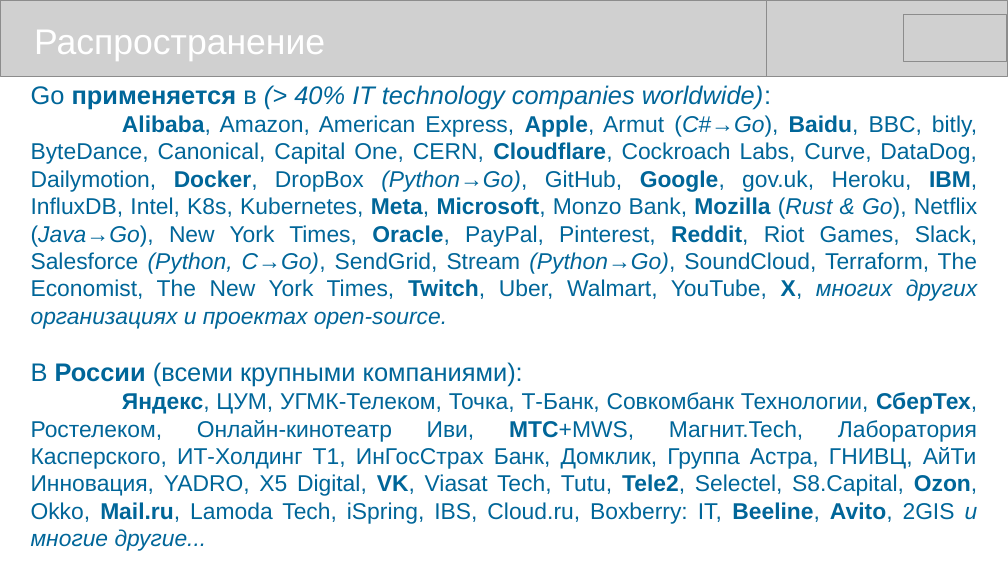
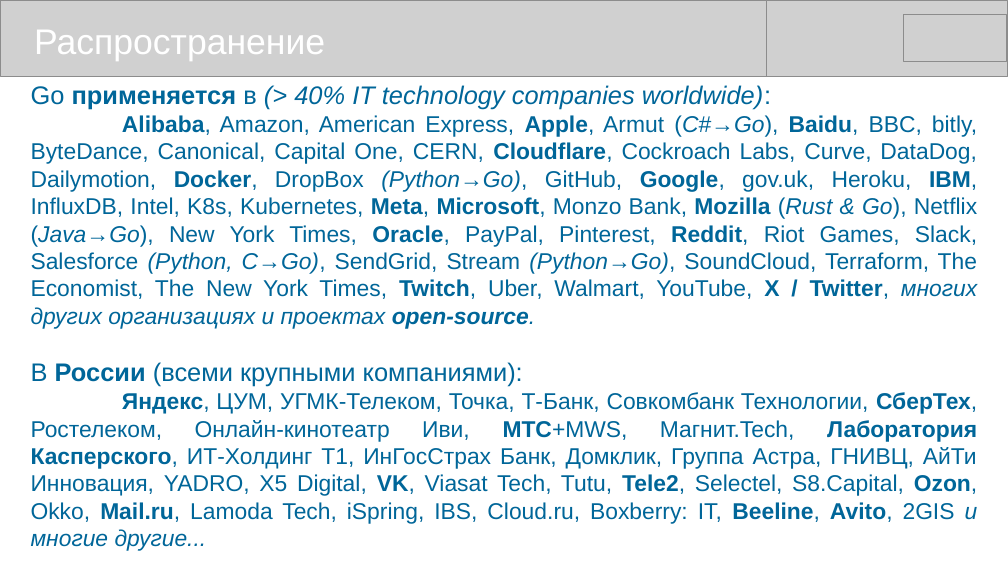
Before and after one commit to mike-shock/Go_language, a slide deck: slide 54 of Go_Review.odp. Drawn at 1008x567 pixels with LibreOffice and Linux fonts; fonts in the diff are those of the drawing; grey boxes stand for pictures. Boxes give left, top, right and bottom in pixels: in the first picture for what was removed or moved away, otherwise in the second. Text is boxed around its words. In the diff, an @@ line names an element or a change of style, - is before the commit and + after.

Commit message:
Presentation updated.

```diff
--- a/Go_Review.odp
+++ b/Go_Review.odp
@@ text at box(31, 115, 977, 329): text changed @@
-Alibaba, Amazon, American Express, Apple, Armut (C#→Go), Baidu, BBC, bitly, ByteDance, Canonical, Capital One, CERN, Cloudflare, Cockroach Labs, Curve, DataDog, Dailymotion, Docker, DropBox (Python→Go), GitHub, Google, gov.uk, Heroku, IBM, InfluxDB, Intel, K8s, Kubernetes, Meta, Microsoft, Monzo Bank, Mozilla (Rust & Go), Netflix (Java→Go), New York Times, Oracle, PayPal, Pinterest, Reddit, Riot Games, Slack, Salesforce (Python, C→Go), SendGrid, Stream (Python→Go), SoundCloud, Terraform, The Economist, The New York Times, Twitch, Uber, Walmart, YouTube, X, многих других организациях и проектах open-source.
+Alibaba, Amazon, American Express, Apple, Armut (C#→Go), Baidu, BBC, bitly, ByteDance, Canonical, Capital One, CERN, Cloudflare, Cockroach Labs, Curve, DataDog, Dailymotion, Docker, DropBox (Python→Go), GitHub, Google, gov.uk, Heroku, IBM, InfluxDB, Intel, K8s, Kubernetes, Meta, Microsoft, Monzo Bank, Mozilla (Rust & Go), Netflix (Java→Go), New York Times, Oracle, PayPal, Pinterest, Reddit, Riot Games, Slack, Salesforce (Python, C→Go), SendGrid, Stream (Python→Go), SoundCloud, Terraform, The Economist, The New York Times, Twitch, Uber, Walmart, YouTube, X / Twitter, многих других организациях и проектах open-source.
@@ text at box(31, 392, 978, 551): bold on in "Лаборатория Касперского," @@
```
Also in this commit, not shown: 2 other slides changed, 2 other files.
